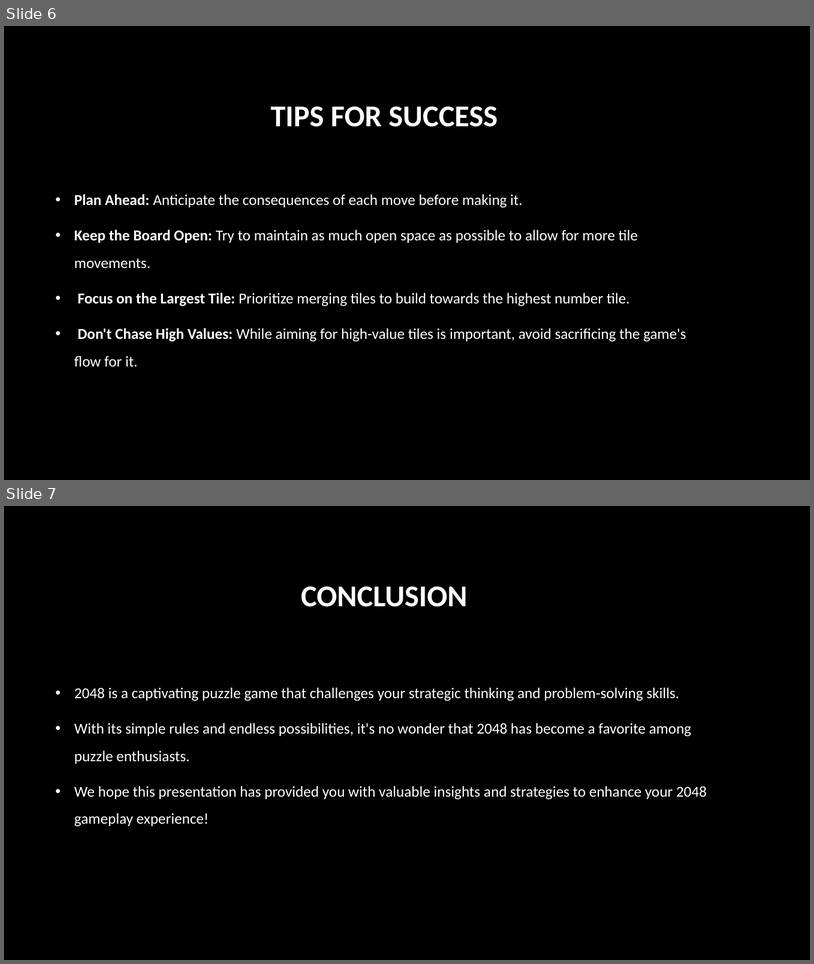
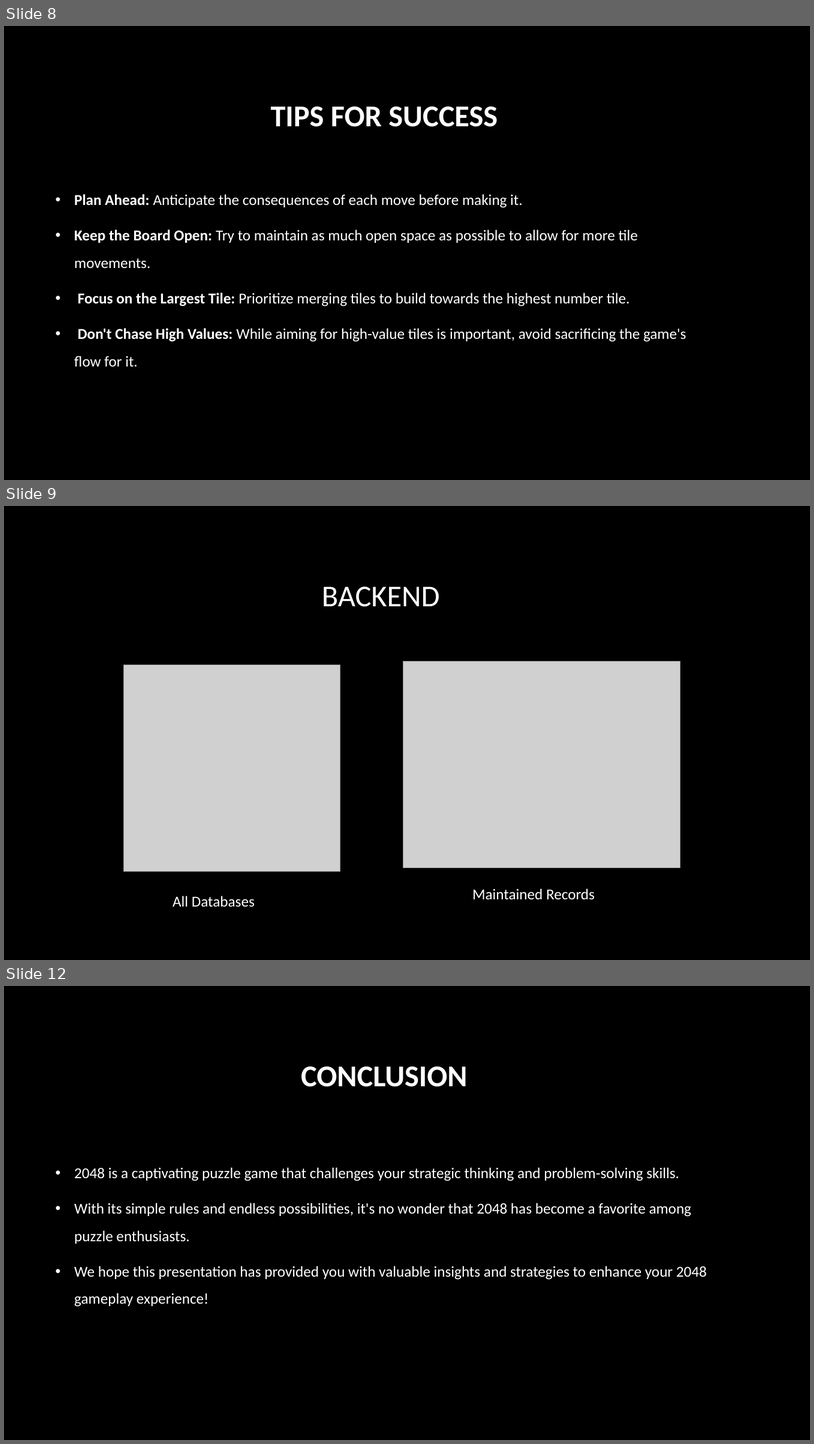
Before and after one commit to Faizan-5/2048-game, a slide deck: game/2048 game.pptx. Shown one above the other, each under a label of ours: slides 6 and 7 before the commit, slides 8, 9 and 12 after it; the slides between them are not shown. The pictures are 814x964 and 814x1444 pixels, drawn with LibreOffice and Linux fonts; fonts in the diff are those of the drawing; grey boxes stand for pictures; background and template pictures are left out. Boxes give left, top, right and bottom in pixels: in the first picture for what was removed or moved away, otherwise in the second. Text is boxed around its words. In the diff, an @@ line names an element or a change of style, - is before the commit and + after.

```diff
--- a/game/2048 game.pptx
+++ b/game/2048 game.pptx
@@ slide 9 added at (4,506,810,960), background picture (left out) @@
@@ title added at (322,586,440,607), 36 pt, text #FFFFFF @@
+BACKEND
@@ picture added at (123,665,340,871) @@
@@ picture added at (404,661,681,868) @@
@@ text added at (173,895,255,907), 18 pt, text #FFFFFF @@
+All Databases
@@ text added at (473,888,595,900), 18 pt, text #FFFFFF @@
+Maintained Records
@@ what was slide 6 is now slide 8 @@
@@ what was slide 7 is now slide 12 @@
```
Also in this commit, not shown: 4 other slides added.
